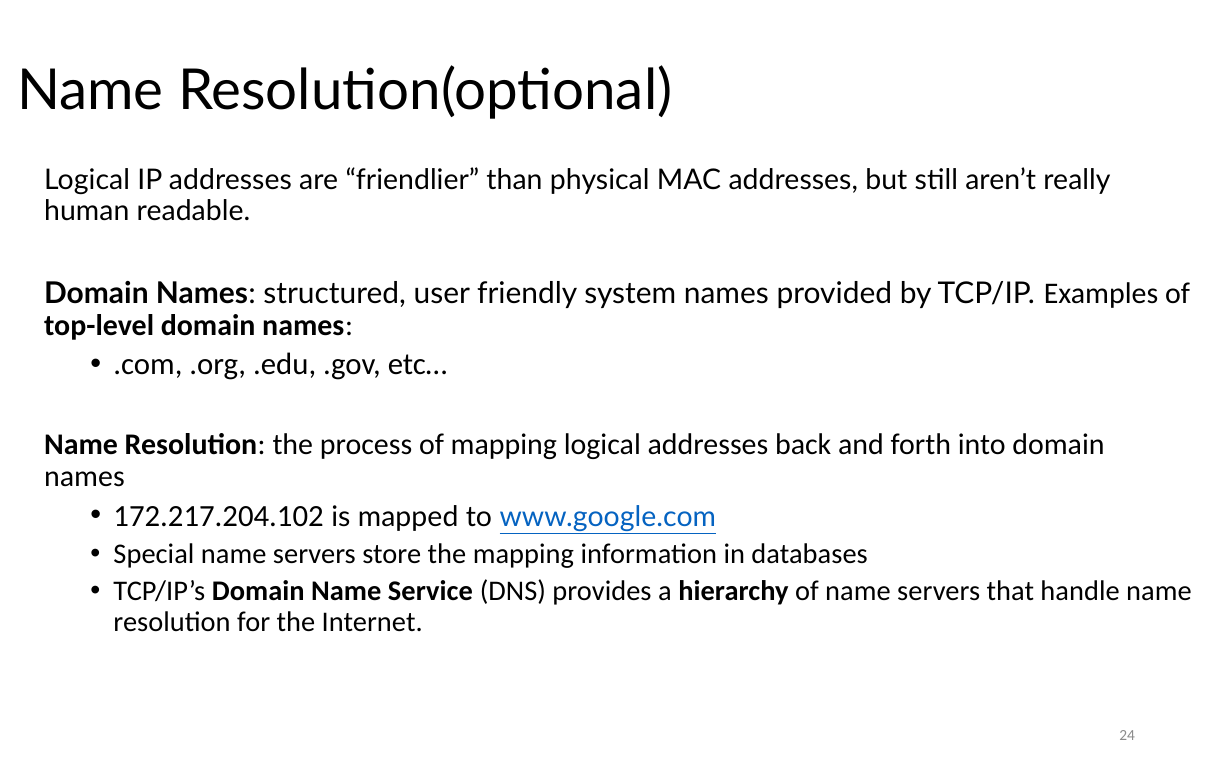
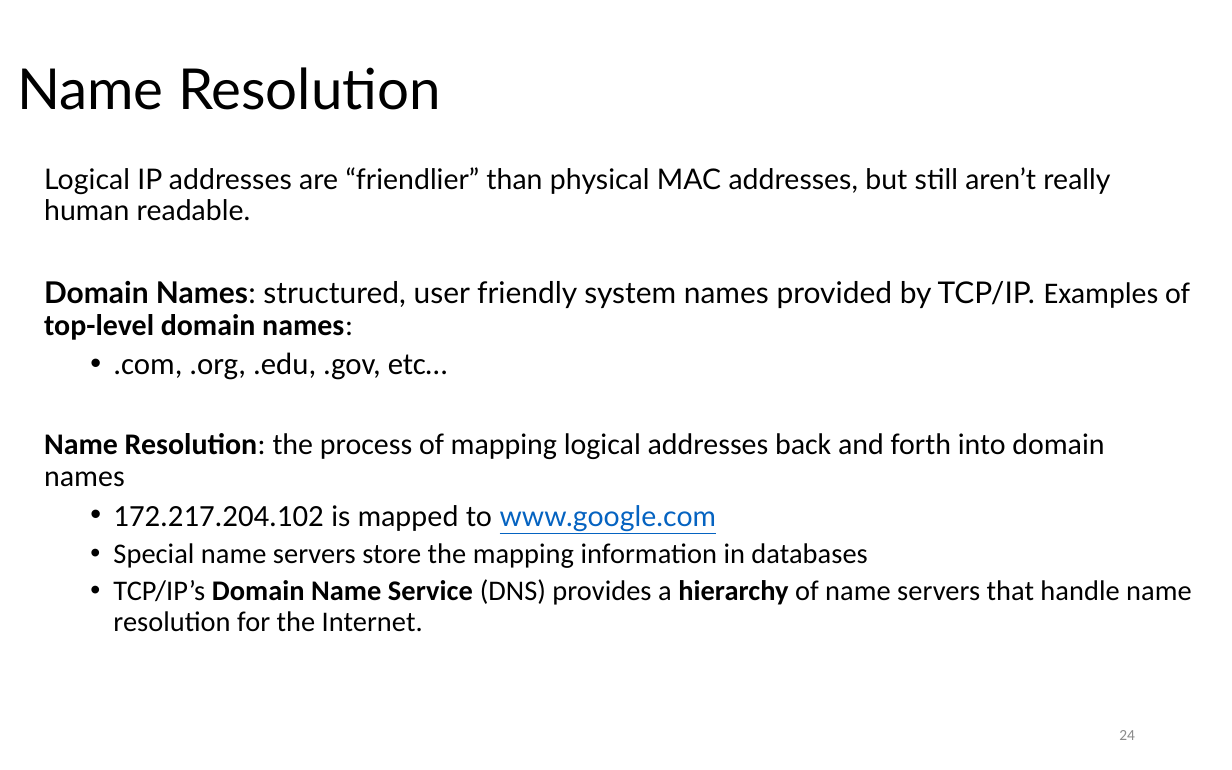
Before and after one commit to LongBaoNguyen/longbaonguyen.github.io, a slide deck: slide 24 of courses/apcsp/lect18.pptx. Drawn at 1232x770 pixels with LibreOffice and Linux fonts; fonts in the diff are those of the drawing. Boxes give left, top, right and bottom in pixels: in the first picture for what was removed or moved away, otherwise in the second. Text is boxed around its words. In the diff, an @@ line names an element or a change of style, - is before the commit and + after.

```diff
--- a/courses/apcsp/lect18.pptx
+++ b/courses/apcsp/lect18.pptx
@@ title at (17, 67, 441, 110): text changed @@
-Name Resolution(optional)
+Name Resolution
```
Also in this commit, not shown: 1 other slide changed, 2 other files.
